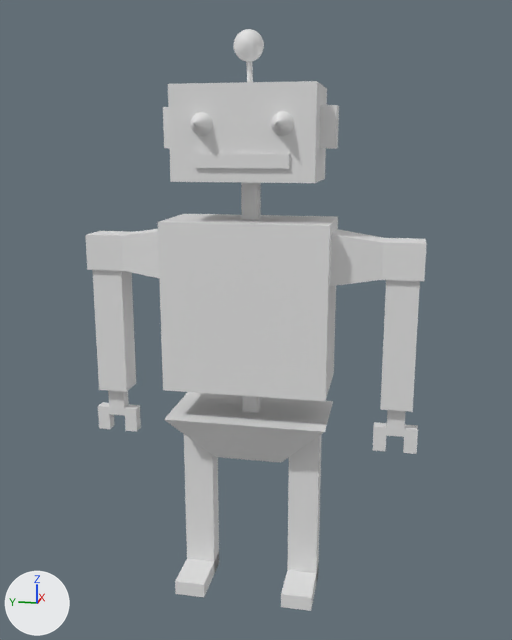
Two versions of the Blender file Assets/Resources/Assets/3D/proto_body.blend, one commit apart.
Before and after are seen from a camera (50 mm lens) standing at (-2.487, -0.506, 0.788) and looking at (-0.051, -0.018, 0.179). The axes (+X, +Y, +Z) are drawn at lower left. The lights are the same throughout. The older version comes first.

The first picture shows 'Arm Left', 'Arm Right', 'Arm Right.001', 'Ear One', 'Ear Two', 'Hand Left', 'Hand Right', 'Left Leg', 'Mouth', 'Neck', 'Pelvis', 'Skull', 'Sphere', 'Torso' and 2 more.
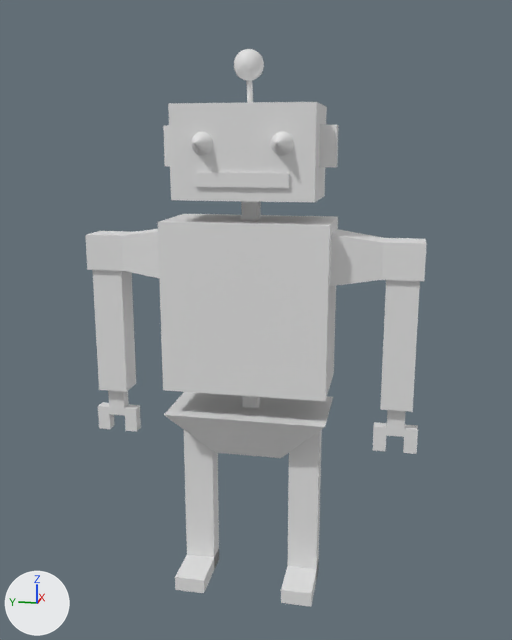
Commit message: Modify proto_body

Changed parts and their boxes (x1, y1, x2, y2) in the pictures (512 x 640 px):
'Skull', moved
    before: (168, 81, 327, 183)
    after: (168, 102, 327, 202)
'Left Leg', moved
    before: (175, 435, 219, 597)
    after: (281, 430, 322, 607)
'Arm Right.001', moved
    before: (281, 434, 322, 611)
    after: (175, 430, 219, 593)
'Pelvis', moved
    before: (164, 392, 333, 463)
    after: (164, 392, 333, 458)
'Mouth', moved
    before: (195, 153, 289, 169)
    after: (195, 172, 289, 188)
'Sphere', moved
    before: (234, 29, 264, 82)
    after: (234, 49, 264, 103)
'Ear One', moved
    before: (319, 105, 339, 149)
    after: (319, 125, 338, 167)
'Ear Two', moved
    before: (163, 107, 170, 148)
    after: (163, 125, 170, 166)

Diff of the bpy script that builds the scene:
```diff
--- a/Assets/Resources/Assets/3D/proto_body.blend.py
+++ b/Assets/Resources/Assets/3D/proto_body.blend.py
@@ ob_pelvis @@
 ob_pelvis = bpy.data.objects.new('Pelvis', me_cube_006)
-ob_pelvis.location = (-0.025, 0.004, -0.302)
+ob_pelvis.location = (-0.025, 0.004, -0.285)
 ob_pelvis.scale = (0.155, 0.292, 0.12)
@@ ob_left_leg @@
 ob_left_leg = bpy.data.objects.new('Left Leg', me_cube_008)
-ob_left_leg.location = (-0.025, 0.203, -0.522)
+ob_left_leg.location = (-0.025, -0.202, -0.504)
 ob_left_leg.scale = (0.0394, 0.0562, 0.342)
@@ ob_arm_right_001 @@
 ob_arm_right_001 = bpy.data.objects.new('Arm Right.001', me_cube_012)
-ob_arm_right_001.location = (-0.025, -0.202, -0.522)
+ob_arm_right_001.location = (-0.025, 0.203, -0.504)
 ob_arm_right_001.scale = (0.0394, 0.0562, 0.342)
@@ ob_skull @@
 ob_skull = bpy.data.objects.new('Skull', me_cube_009)
-ob_skull.location = (-0.026, -0.082, 0.827)
+ob_skull.location = (-0.026, -0.082, 0.766)
 ob_skull.rotation_euler = (0.0, 0.0, -3.142)  # degrees (0, 0, -180)
@@ ob_ear_two @@
 ob_ear_two = bpy.data.objects.new('Ear Two', me_cube_011)
-ob_ear_two.location = (-0.04, 0.853, 0.848)
+ob_ear_two.location = (-0.04, 0.853, 0.787)
 ob_ear_two.rotation_euler = (0.0, 0.0, -3.142)  # degrees (0, 0, -180)
@@ ob_ear_one @@
 ob_ear_one = bpy.data.objects.new('Ear One', me_cube)
-ob_ear_one.location = (-0.04, 0.321, 0.848)
+ob_ear_one.location = (-0.04, 0.321, 0.787)
 ob_ear_one.rotation_euler = (0.0, 0.0, -3.142)  # degrees (0, 0, -180)
@@ ob_mouth @@
 ob_mouth = bpy.data.objects.new('Mouth', me_cube_010)
-ob_mouth.location = (-0.037, 0.002, 0.873)
+ob_mouth.location = (-0.037, 0.002, 0.812)
 ob_mouth.rotation_euler = (0.0, 0.0, -3.142)  # degrees (0, 0, -180)
@@ ob_sphere @@
 ob_sphere = bpy.data.objects.new('Sphere', me_sphere)
-ob_sphere.location = (-0.026, 0.027, 0.799)
+ob_sphere.location = (-0.026, 0.027, 0.738)
 ob_sphere.rotation_euler = (0.166, 0.00271, -0.0232)  # degrees (9.5, 0.2, -1.3)
```
